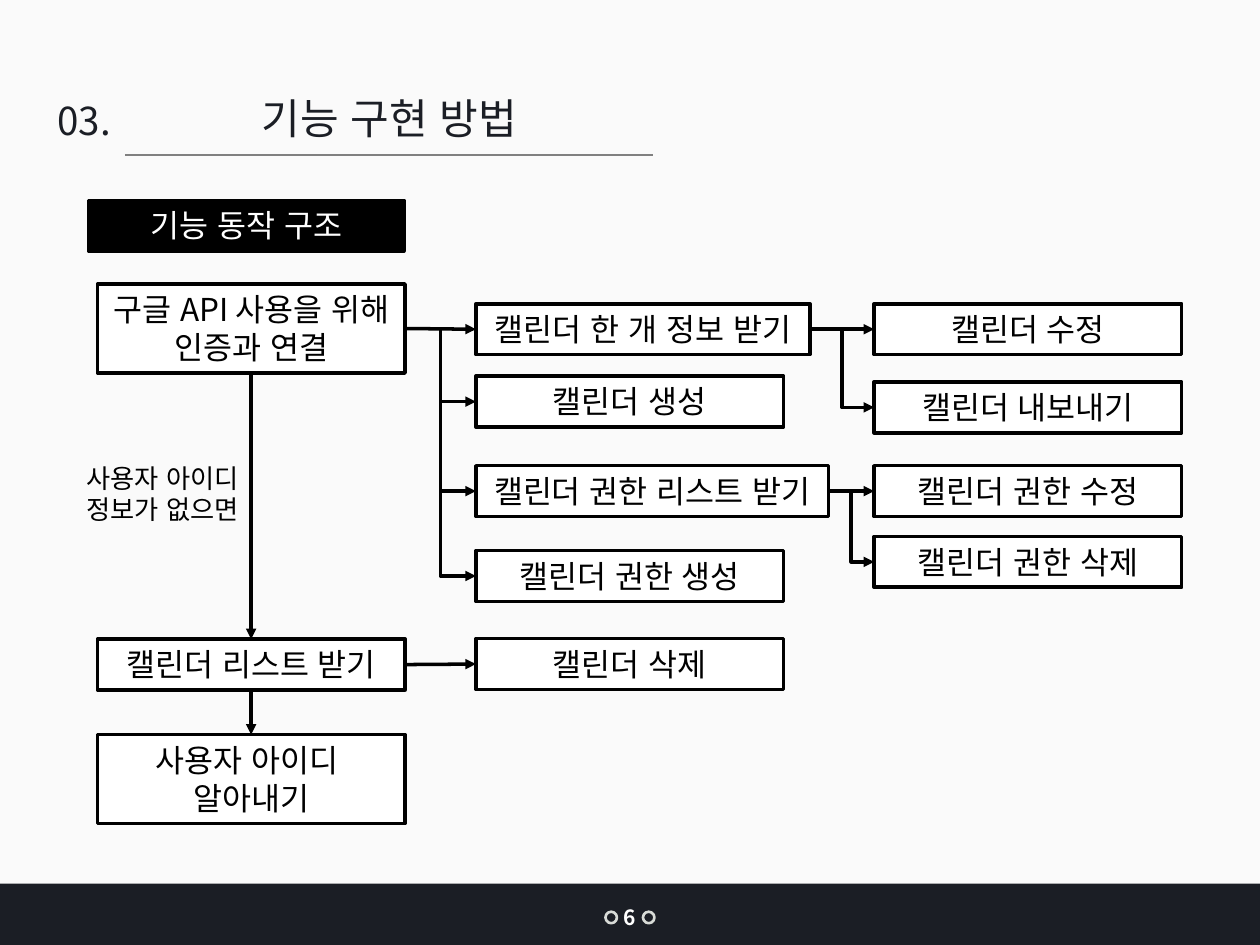
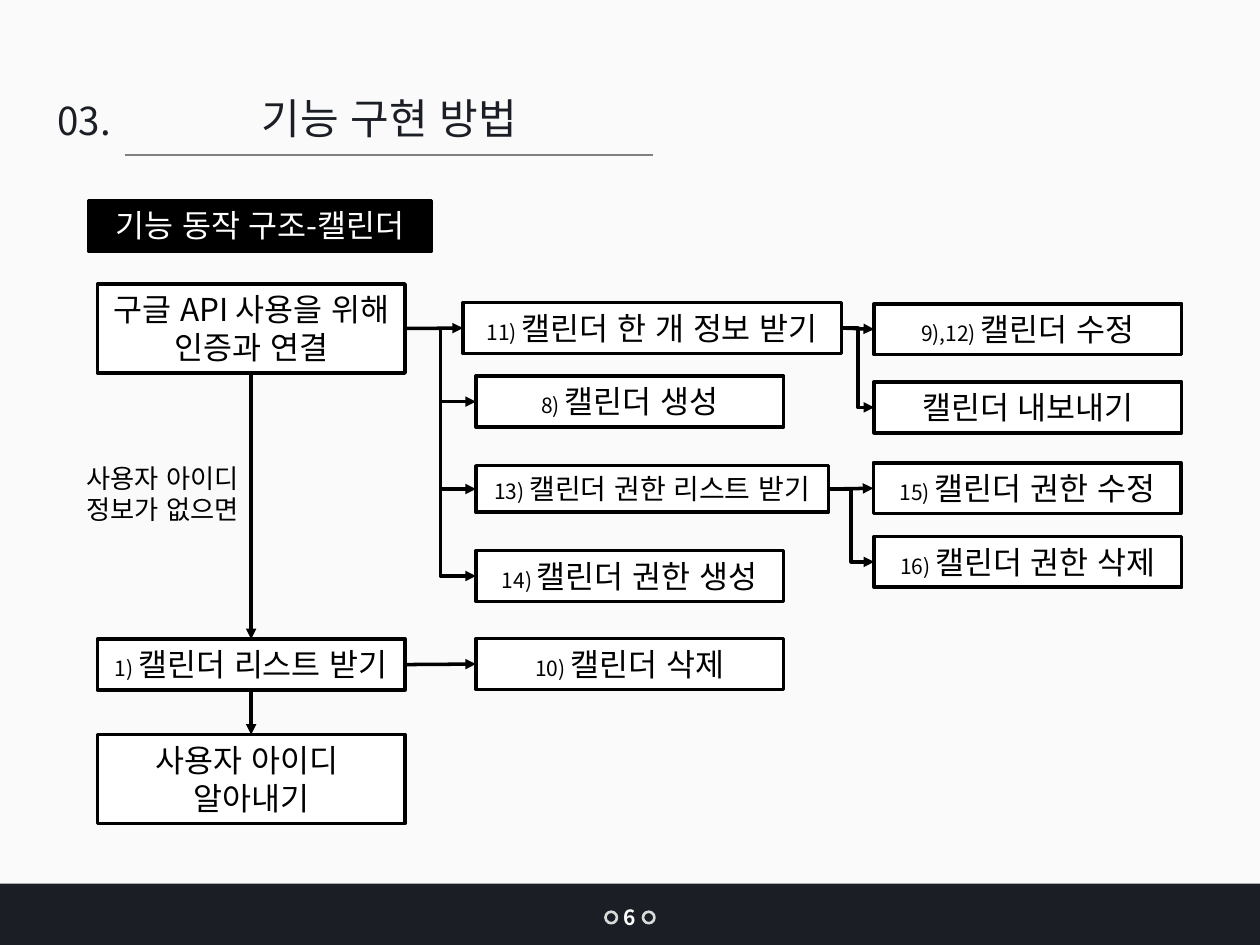
Before and after one commit to jangys/calendarProjectDocument, a slide deck: slide 12 of 인턴 최종 발표_장연수.pptx (slide 10 before the commit). Drawn at 1260x945 pixels with LibreOffice and Linux fonts; fonts in the diff are those of the drawing. Boxes give left, top, right and bottom in pixels: in the first picture for what was removed or moved away, otherwise in the second. Text is boxed around its words. In the diff, an @@ line names an element or a change of style, - is before the commit and + after.

```diff
--- a/인턴 최종 발표_장연수.pptx
+++ b/인턴 최종 발표_장연수.pptx
@@ rectangle "기능 동작 구조-캘린더": place and size @@
-rectangle "기능 동작 구조-캘린더" at bbox=[88, 200, 403, 251]
+rectangle "기능 동작 구조-캘린더" at bbox=[88, 200, 431, 251]
@@ text in rectangle at bbox=[115, 211, 405, 240]: text changed @@
-기능 동작 구조
+기능 동작 구조-캘린더
@@ elbow arrow (404, 329) - (476, 489): route changed @@
@@ arrow moved from (404, 329) - (476, 329) to (404, 329) - (462, 328) @@
@@ rectangle "11) 캘린더 한 개 정보 ...": place and size @@
-rectangle "11) 캘린더 한 개 정보 ..." at bbox=[476, 304, 810, 354]
+rectangle "11) 캘린더 한 개 정보 ..." at bbox=[462, 302, 840, 353]
@@ text in rectangle at bbox=[487, 314, 818, 344]: text changed @@
-캘린더 한 개 정보 받기
+11) 캘린더 한 개 정보 받기
@@ elbow arrow moved from (810, 329) - (874, 407) to (842, 328) - (874, 407) @@
@@ arrow moved from (810, 329) - (874, 329) to (842, 328) - (874, 329) @@
@@ text in rectangle at bbox=[921, 315, 1135, 345]: text changed; size 18 to 12 pt @@
-캘린더 수정
+9),12) 캘린더 수정
@@ text in rectangle at bbox=[541, 387, 718, 417]: text changed @@
-캘린더 생성
+8) 캘린더 생성
@@ rectangle "13) 캘린더 권한 리스트 받기": place and size @@
-rectangle "13) 캘린더 권한 리스트 받기" at bbox=[476, 466, 829, 517]
+rectangle "13) 캘린더 권한 리스트 받기" at bbox=[476, 466, 829, 513]
@@ text in rectangle at bbox=[494, 476, 809, 503]: text changed; size 18 to 16 pt @@
-캘린더 권한 리스트 받기
+13) 캘린더 권한 리스트 받기
@@ rectangle "15) 캘린더 권한 수정": place and size @@
-rectangle "15) 캘린더 권한 수정" at bbox=[874, 466, 1182, 517]
+rectangle "15) 캘린더 권한 수정" at bbox=[873, 462, 1181, 513]
@@ text in rectangle at bbox=[899, 474, 1155, 504]: text changed @@
-캘린더 권한 수정
+15) 캘린더 권한 수정
@@ elbow arrow (828, 489) - (874, 562): route changed @@
@@ text in rectangle at bbox=[502, 562, 758, 592]: text changed @@
-캘린더 권한 생성
+14) 캘린더 권한 생성
@@ text in rectangle at bbox=[900, 548, 1156, 578]: text changed @@
-캘린더 권한 삭제
+16) 캘린더 권한 삭제
@@ text in rectangle at bbox=[115, 650, 388, 680]: text changed @@
-캘린더 리스트 받기
+1) 캘린더 리스트 받기
@@ text in rectangle at bbox=[535, 650, 724, 680]: text changed @@
-캘린더 삭제
+10) 캘린더 삭제
```
Also in this commit, not shown: 33 other slides changed, 2 slides added, 3 other files.
